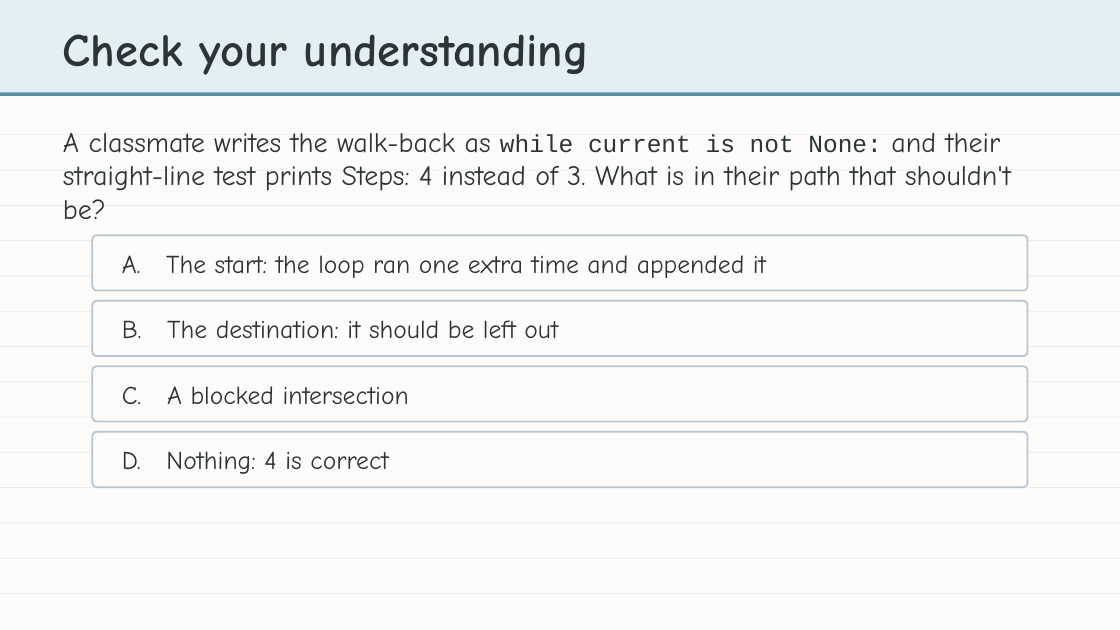
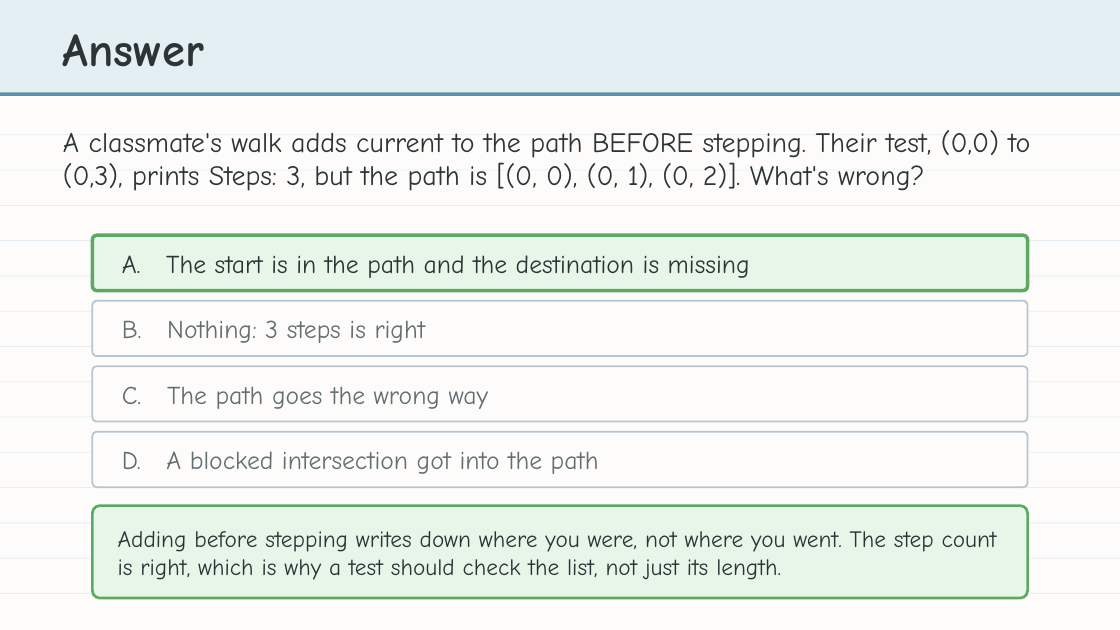
Before and after one commit to bradamiller/LearningPython, a slide deck: slide 16 of static/slides/module-05-pathfinding/module-5-lesson-05-compute-bfs-path.pptx. Drawn at 1120x630 pixels with LibreOffice and Linux fonts; fonts in the diff are those of the drawing. Boxes give left, top, right and bottom in pixels: in the first picture for what was removed or moved away, otherwise in the second. Text is boxed around its words. In the diff, an @@ line names an element or a change of style, - is before the commit and + after.

```diff
--- a/static/slides/module-05-pathfinding/module-5-lesson-05-compute-bfs-path.pptx
+++ b/static/slides/module-05-pathfinding/module-5-lesson-05-compute-bfs-path.pptx
@@ text at [63,34,204,67]: text changed @@
-Check your understanding
+Answer
@@ text at [63,130,1030,191]: text changed @@
-A classmate writes the walk-back as while current is not None: and their straight-line test prints Steps: 4 instead of 3. What is in their path that shouldn't be?
+A classmate's walk adds current to the path BEFORE stepping. Their test, (0,0) to (0,3), prints Steps: 3, but the path is [(0, 0), (0, 1), (0, 2)]. What's wrong?
@@ rounded rectangle at [92,235,1028,291]: fill #FDFCFA to #E8F5E9; outline #B8C5D0 1.5 pt to #5EA864 3 pt @@
@@ text at [122,255,750,278]: text changed @@
-A. The start: the loop ran one extra time and appended it
+A. The start is in the path and the destination is missing
@@ text at [122,320,426,343]: text changed; text colour #2D3436 to #636E72 @@
-B. The destination: it should be left out
+B. Nothing: 3 steps is right
@@ text at [122,386,489,409]: text changed; text colour #2D3436 to #636E72 @@
-C. A blocked intersection
+C. The path goes the wrong way
@@ text at [122,451,599,474]: text changed; text colour #2D3436 to #636E72 @@
-D. Nothing: 4 is correct
+D. A blocked intersection got into the path
@@ rounded rectangle added at [92,506,1028,598], fill #E8F5E9, outline #5EA864 2.25 pt @@
@@ text added at [118,531,997,580], 20 pt, text #2D3436 @@
+Adding before stepping writes down where you were, not where you went. The step count is right, which is why a test should check the list, not just its length.
```
Also in this commit, not shown: 17 other slides changed, 9 slides added, 8 slides removed, 4 other files.
